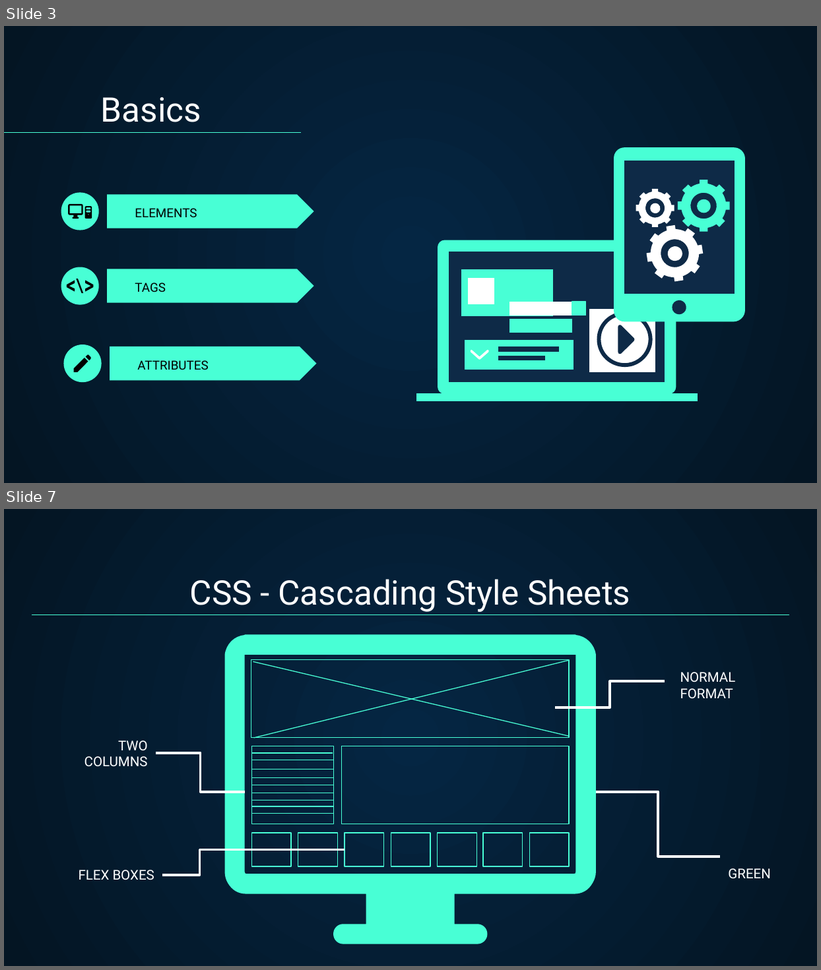
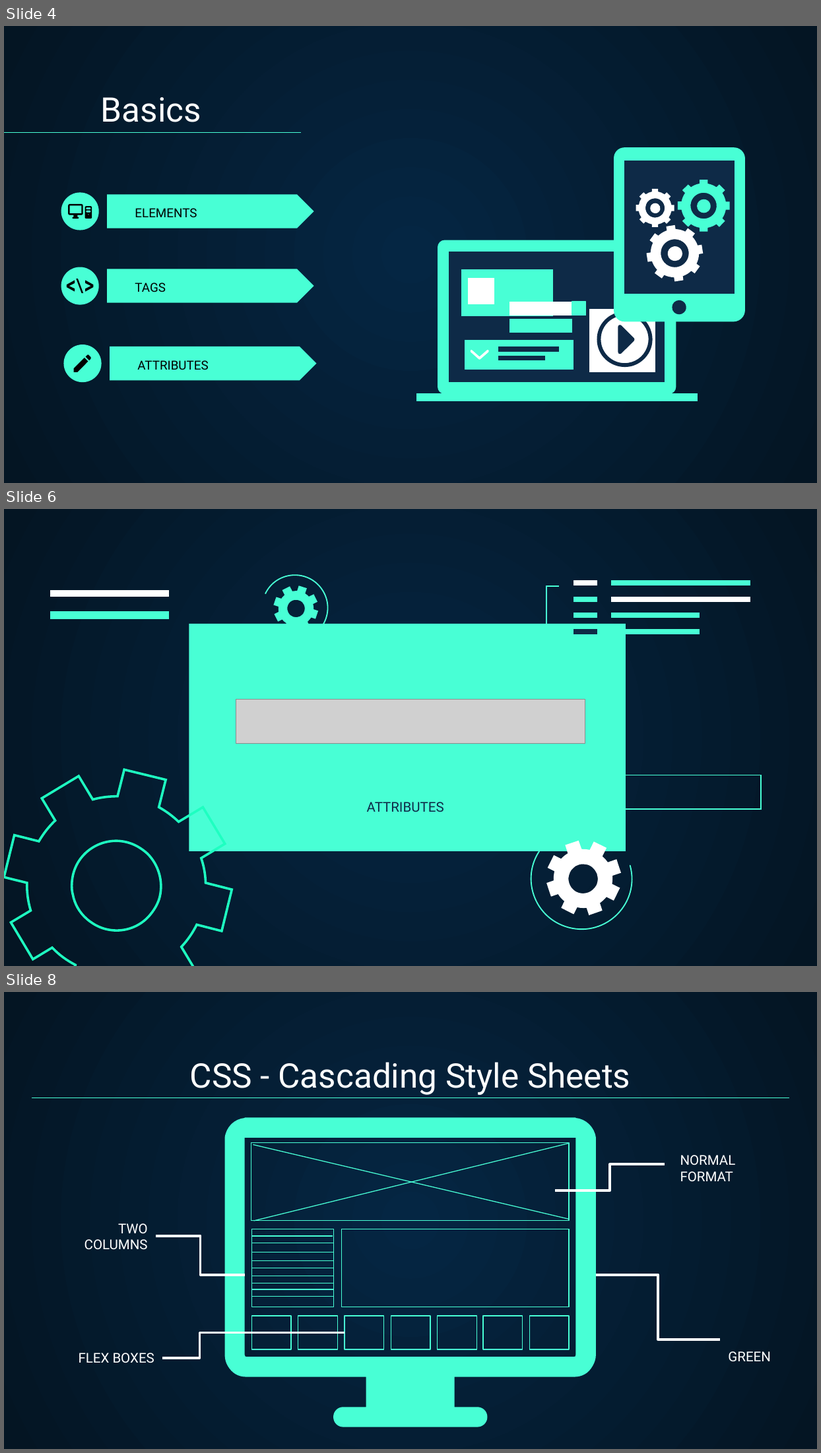
Before and after one commit to jarsnow/bugSmashers, a slide deck: bugsmashers_2024-2025/Web Development/Web Development.pptx. Shown one above the other, each under a label of ours: slides 3 and 7 before the commit, slides 4, 6 and 8 after it; the slides between them are not shown. The pictures are 821x970 and 821x1453 pixels, drawn with LibreOffice and Linux fonts; fonts in the diff are those of the drawing; grey boxes stand for pictures. Boxes give left, top, right and bottom in pixels: in the first picture for what was removed or moved away, otherwise in the second. Text is boxed around its words. In the diff, an @@ line names an element or a change of style, - is before the commit and + after.

```diff
--- a/bugsmashers_2024-2025/Web Development/Web Development.pptx
+++ b/bugsmashers_2024-2025/Web Development/Web Development.pptx
@@ slide 6 added at bbox=[4, 509, 817, 966], background gradient #052643 to #041523 @@
@@ freeform shape added at bbox=[248, 555, 351, 656], fill #48FFD5, outline #48FFD5 1.09 pt @@
@@ freeform shape added at bbox=[265, 576, 327, 639], fill #48FFD5 @@
@@ freeform shape added at bbox=[547, 586, 558, 635], fill #48FFD5, outline #48FFD5 1.09 pt @@
@@ freeform shape added at bbox=[574, 580, 597, 586], fill #FFFFFF @@
@@ freeform shape added at bbox=[611, 580, 751, 586], fill #48FFD5 @@
@@ freeform shape added at bbox=[50, 590, 169, 597], fill #FFFFFF @@
@@ freeform shape added at bbox=[574, 597, 597, 603], fill #48FFD5 @@
@@ freeform shape added at bbox=[611, 597, 751, 603], fill #FFFFFF @@
@@ freeform shape added at bbox=[50, 611, 169, 619], fill #48FFD5 @@
@@ rectangle added at bbox=[189, 624, 625, 852], fill #48FFD5 @@
@@ freeform shape added at bbox=[574, 612, 597, 617], fill #48FFD5 @@
@@ freeform shape added at bbox=[611, 612, 699, 617], fill #48FFD5 @@
@@ freeform shape added at bbox=[574, 628, 597, 633], fill #0E2A47 @@
@@ freeform shape added at bbox=[611, 628, 699, 633], fill #48FFD5 @@
@@ picture added at bbox=[236, 699, 585, 744] @@
@@ freeform shape added at bbox=[4, 770, 232, 966], fill #48FFD5, outline #1EFFC1 2.1 pt @@
@@ freeform shape added at bbox=[589, 776, 761, 810], fill #48FFD5, outline #48FFD5 1.09 pt @@
@@ title added at bbox=[367, 802, 444, 812], 12 pt, text #0E2A47 @@
+ATTRIBUTES
@@ freeform shape added at bbox=[519, 838, 641, 937], fill #48FFD5, outline #48FFD5 1.09 pt @@
@@ freeform shape added at bbox=[547, 841, 621, 916], fill #FFFFFF @@
@@ what was slide 3 is now slide 4 @@
@@ what was slide 7 is now slide 8 @@
```
Also in this commit, not shown: 4 slides changed, 7 other slides added, 14 slides removed.
